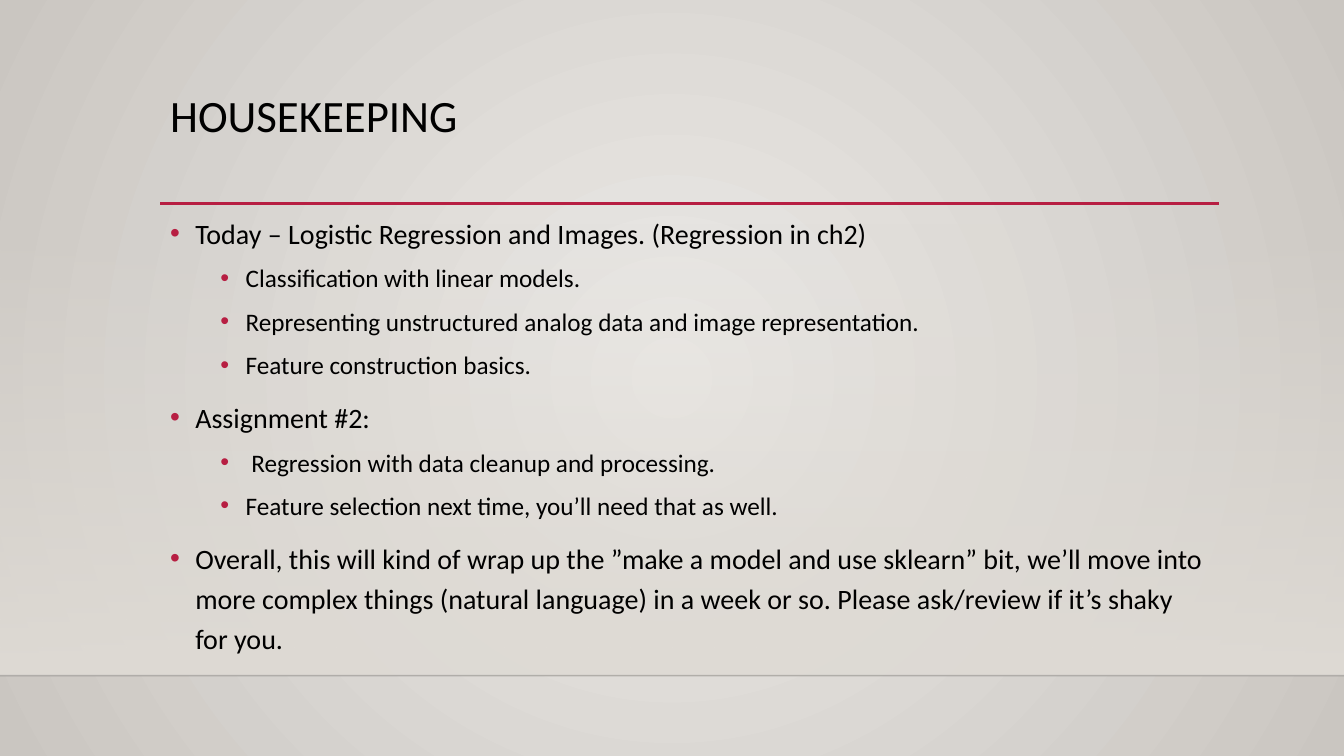
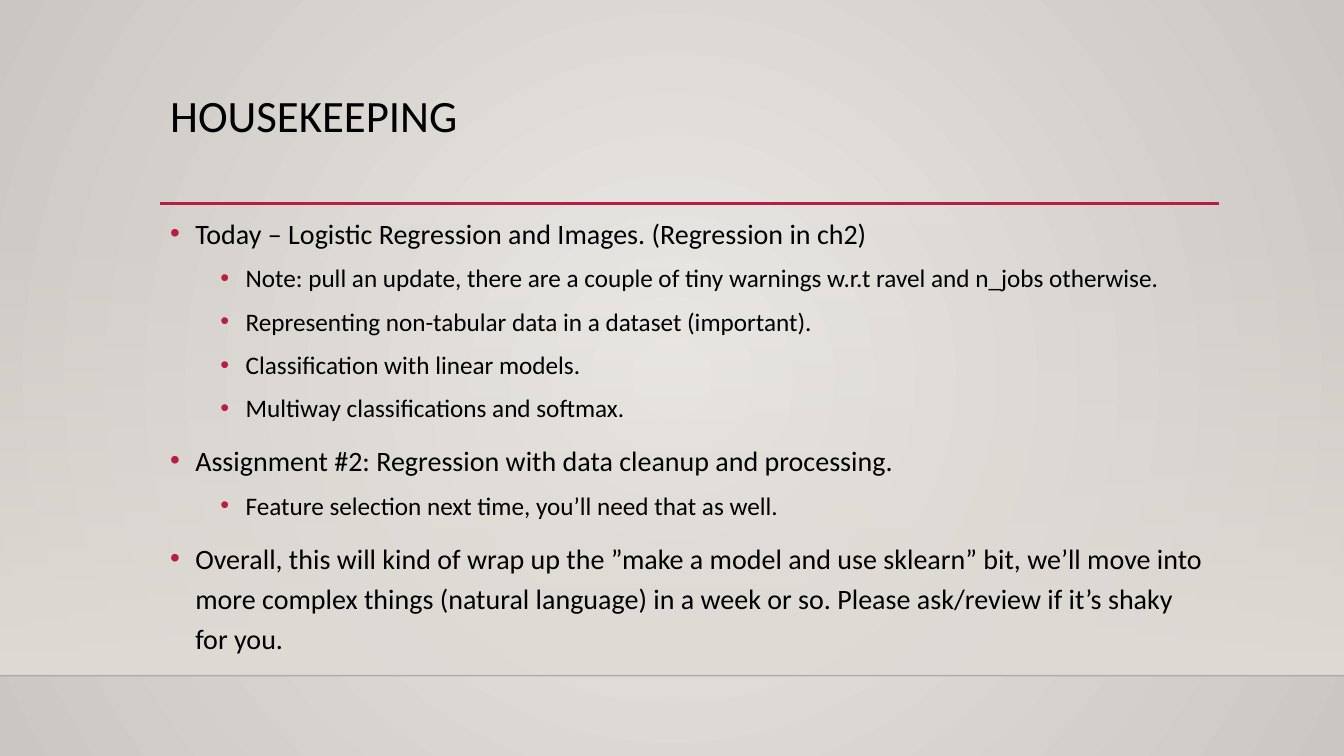
Before and after one commit to AkeemSemperDataScience/Intro_to_Machine_Learning_Students, a slide deck: slide 1 of reference_content/Slides/008_Log_Reg_Images.pptx. Drawn at 1344x756 pixels with LibreOffice and Linux fonts; fonts in the diff are those of the drawing; background and template pictures are left out. Boxes give left, top, right and bottom in pixels: in the first picture for what was removed or moved away, otherwise in the second. Text is boxed around its words. In the diff, an @@ line names an element or a change of style, - is before the commit and + after.

```diff
--- a/reference_content/Slides/008_Log_Reg_Images.pptx
+++ b/reference_content/Slides/008_Log_Reg_Images.pptx
@@ text at [246,269,1158,336]: paragraphs added @@
+  • Note: pull an update, there are a couple of tiny warnings w.r.t ravel and n_jobs otherwise.
+  • Representing non-tabular data in a dataset (important).
@@ text at [195,399,893,476]: text changed; size 18 to 20 pt @@
-  • Representing unstructured analog data and image representation.
-  • Feature construction basics.
-• Assignment #2:
-  • Regression with data cleanup and processing.
+  • Multiway classifications and softmax.
+• Assignment #2: Regression with data cleanup and processing.
```
Also in this commit, not shown: 1 other slide changed, 2 slides added, 7 other files.
